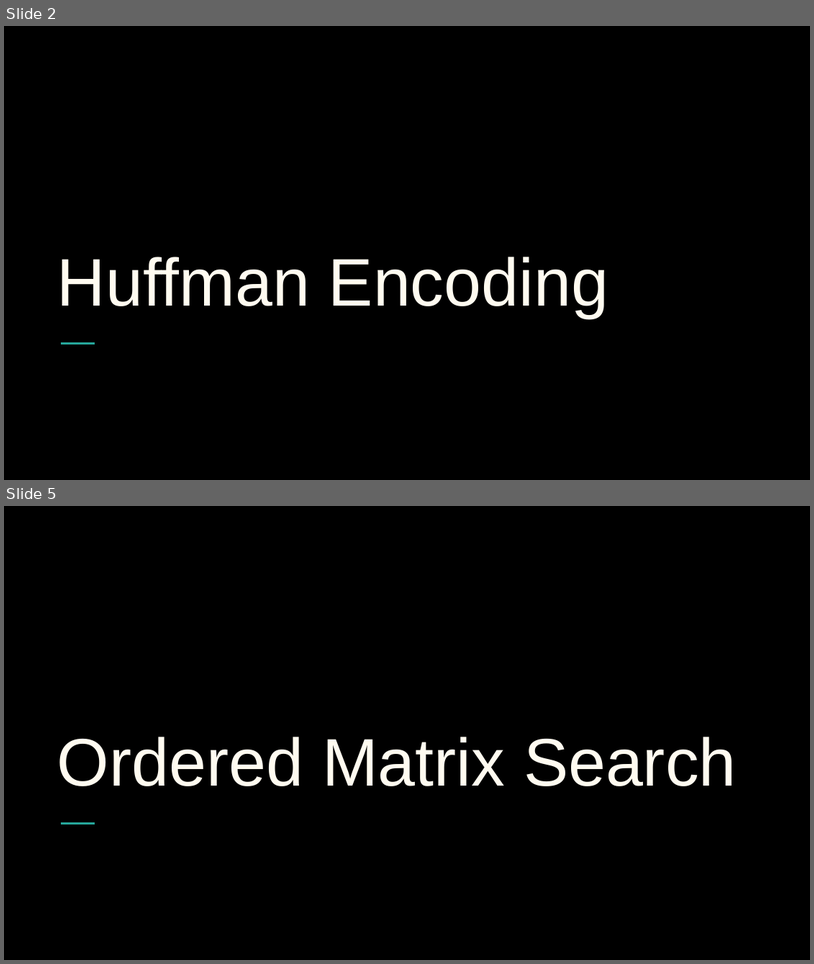
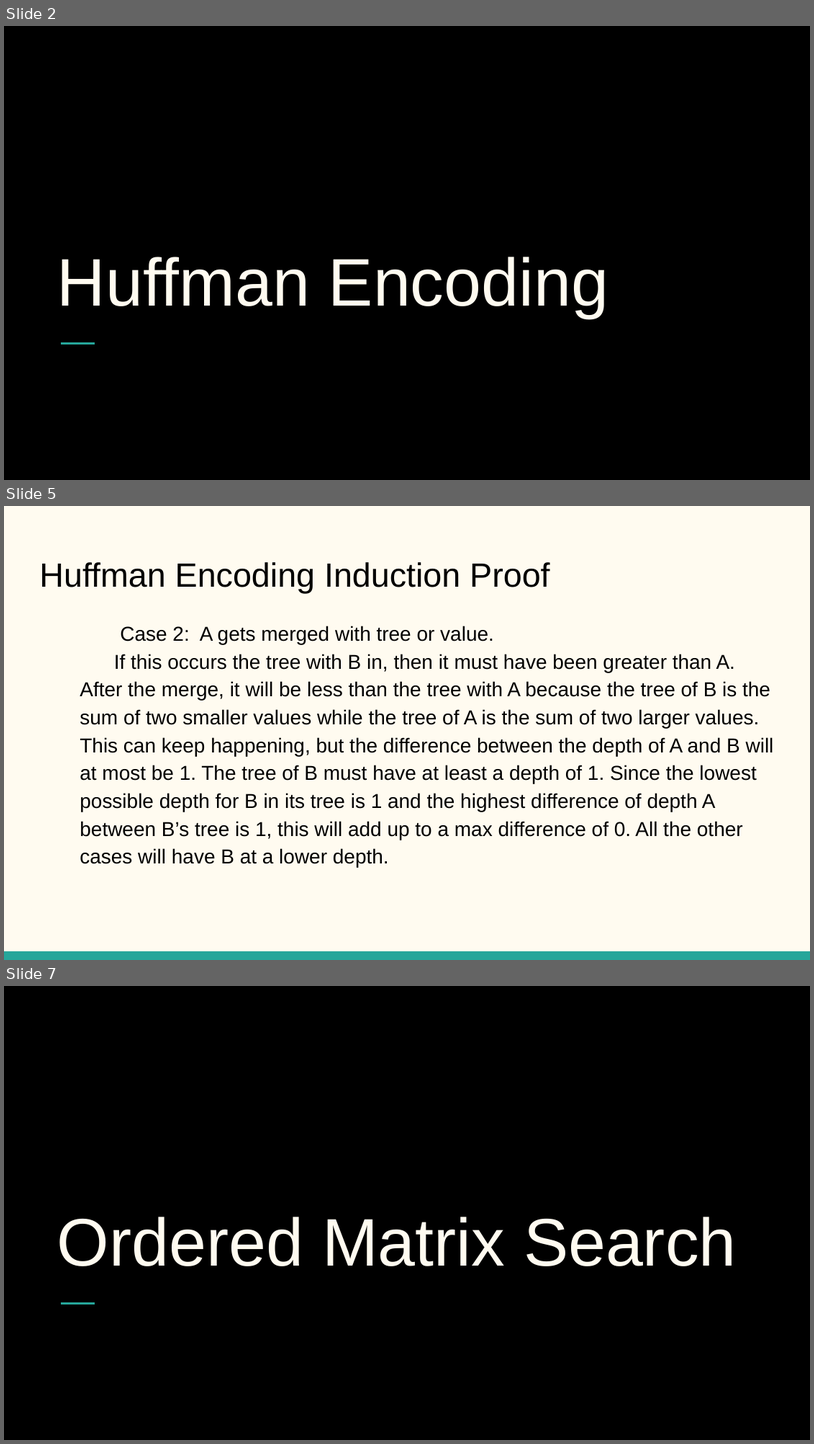
Before and after one commit to amygwong/csc59866, a slide deck: hw1/Presentation.pptx. Shown one above the other, each under a label of ours: slides 2 and 5 before the commit, slides 2, 5 and 7 after it; the slides between them are not shown. The pictures are 814x964 and 814x1444 pixels, drawn with LibreOffice and Linux fonts; fonts in the diff are those of the drawing. Boxes give left, top, right and bottom in pixels: in the first picture for what was removed or moved away, otherwise in the second. Text is boxed around its words. In the diff, an @@ line names an element or a change of style, - is before the commit and + after.

Commit message:
Change Huffman Encoding Answer

```diff
--- a/hw1/Presentation.pptx
+++ b/hw1/Presentation.pptx
@@ slide 5 added at (4, 506, 810, 960), background #FFFBF0 @@
@@ title added at (39, 562, 550, 593), 30 pt, text #000000 @@
+Huffman Encoding Induction Proof
@@ text added at (80, 626, 774, 867), 18 pt, text #000000 @@
+Case 2: A gets merged with tree or value.
+If this occurs the tree with B in, then it must have been greater than A. After the merge, it will be less than the tree with A because the tree of B is the sum of two smaller values while the tree of A is the sum of two larger values. This can keep happening, but the difference between the depth of A and B will at most be 1. The tree of B must have at least a depth of 1. Since the lowest possible depth for B in its tree is 1 and the highest difference of depth A between B’s tree is 1, this will add up to a max difference of 0. All the other cases will have B at a lower depth.
@@ rectangle added at (4, 951, 810, 960), fill #26A69A @@
@@ what was slide 5 is now slide 7 @@
```
Also in this commit, not shown: 1 slide changed, 2 other slides added, 1 slide removed.
